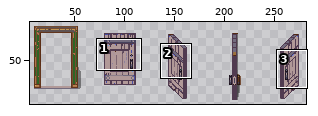
A sprite sheet gets an edit: assets/old_door.png. The first picture is a wide view before the edit; the outline marks the close-up.
Close-up. As it was:
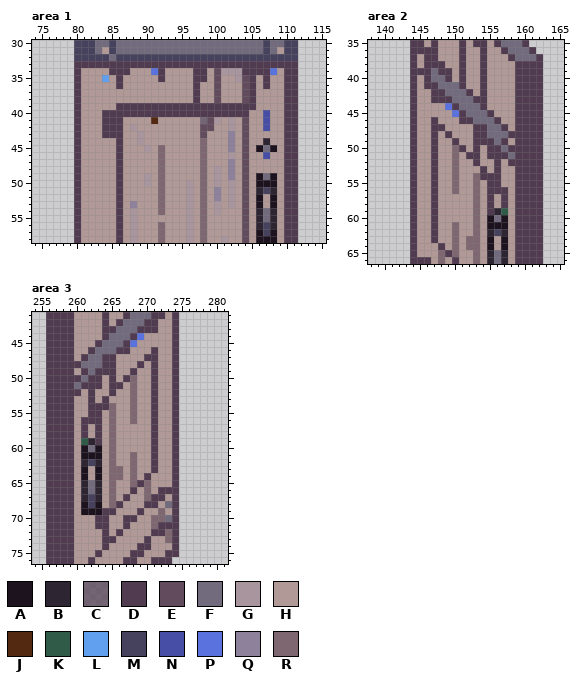
The file is 320x96 pixels. Pixels under 10% opacity are left out. Colours within 5 levels of each other are drawn and written as one. Shown: area 1: x 74..115, y 30..58; area 2: x 138..165, y 35..66; area 3: x 254..281, y 41..76. The wide view leaves out empty margins.
Palette (. is transparent): A #1d131e  B #2e2533  C #513b50b6  D #513b50  E #614b5c  F #726b7e  G #a9959e  H #b19998  J #532911  K #315b49  L #61a0ef  M #46425d  N #474ea5  P #5a72dd  Q #8e819c  R #7f6772
Pixels before, area 1, first column x 80:
30 MMMFFMFFFFFFFFFFFFFFFFFFFFFMFFMM
31 MMMFHMFFFFFFFFFFFFFFFFFFFFFMFHMM
32 MMMMMFMMMMMMMMMMMMMMMMMMMMMMMMMM
33 DDDDDDDDDDDDDDDDDDDDDDDDDDDDDDDD
34 DHHHHDDDHHHPDHHHHDDHEGGGDDDDPHDD
35 DHHHLHDHHHHHDHHHHDDHEHHGEDHDHHDD
36 DHHHHHDHHHHHHHHHHDHHEHHHEDHDHHDD
37 DHHHHHHHHHHHHHHHHDHHEHHHEDHHHHDD
38 DHHHHHHHHHHHHHHHHDHHEHHHEDHHHHDD
39 DHHHHHDDDDDDDDDDDDDDDDDDDDHHHHDD
40 DHHHDDDDDDDDDDDDDDDDDDDDDHHNHHDD
41 DHHHDDDHHHHJHHHHHHCEGHGHEHHNHHDD
42 DHHHDDDHGHHHHHHHHHEEHHGHEHHNHHDD
43 DHHHDDDHHGHHHHHHHHEHHHQHEHHHHHDD
44 DHHHHHDHHGHHHHHHHHRHHHQHEHHBHHDD
45 DHHHHHDHHHGHRHHHHHRHHHQHEHAFAHDD
46 DHHHHHDHHHHHRHHHHHRHHHGHEHHNHHDD
47 DHHHHHDHHHHHRHHHHHRHHHQHEHHHHHDD
48 DHHHHHDHHHHHRHHHHHRHGHQHEHHHHHDD
49 DHHHHHDHHHGHRHHHHHRHGHQHEHAFAHDD
50 DHHHHHDHHHGHRHHHGHRHGHGHEHAAAHDD
51 DHHHHHDHHHHHRHHHGHRHQHGHEHBMBHDD
52 DHHHHHDHHHHHRHHHGHRHQHGHEHAHAHDD
53 DHHHHHDHQHHHRHHHGHRHGHGHEHAHAHDD
54 DHHHHHDHGHHHRHHHGHRHGHHHEHBFBHDD
55 DHHHHHDHGHHHHHHHGHRHHHHHEHBFBHDD
56 DHHHHHDHGHHHRHHHGHRHHHHHEHBMBHDD
57 DHHHHHDHGHHHRHHHGHRHHHHHEHAMAHDD
58 DHHHHHDHGHHHRHHHGHRHHGHHEHAAAHDD
Pixels before, area 2, first column x 144:
35 DDHDHHHDHDDHDFFFD..
36 DDDDHHHDHHDHHDFFFD.
37 DHDDHHHDHHDHHHDFFFD
38 DHDDDHHDHHDHHHHDDDD
39 DDDFDDHDHHDHHHHDDDD
40 DHDFFDHDHHDHHHHDDDD
41 DHDDFFFDHHDHHHHDDDD
42 DHHDDFFFDHDHHHHDDDD
43 DHHDDDFFFDDHHHHDDDD
44 DHHHHPDFFFDHHHHDDDD
45 DHHHHHPDFFFDHHHDDDD
46 DHHDHHHDDFFFDHHDDDD
47 DHHDDHHHHDDFFDHDDDD
48 DHHDHDHHHDDFFFDDDDD
49 DHHDHHDHHDDDFDHDDDD
50 DHHDHHRDHDHDDFDDDDD
51 DHHDHHRHDDHDDDFDDDD
52 DHHDHHRHHDHHDHDDDDD
53 DHHDHHRHHHDHDHHDDDD
54 DHHDHHRHHRDDDHHDDDD
55 DHHDHHRHHRHDDHHDDDD
56 DHHDHHRHHRHDDDHDDDD
57 DHHDHHHHHRHDHDHDDDD
58 DHHDHHHHHRHDHDHDDDD
59 DHHDHHHHHRHDBKHDDDD
60 DHHDHHHHHRHAFAHDDDD
61 DHHDHHRHHRHAAAHDDDD
62 DHHDHHRHHRHBMBHDDDD
63 DHHDHHRHRRHAHAHDDDD
64 DHHHDHRHRRHAHAHDDDD
65 DHHHRDRHHRHBFBHDDDD
66 DDDHRHDHHRHBFBHDDDD
Pixels before, area 3, first column x 256:
41 DDDDHHHHDHHDFFFDDHD
42 DDDDHHHHDHDFFFDDHHD
43 DDDDHHHHDDFFFDDDHHD
44 DDDDHHHHDFFFDPHHHHD
45 DDDDHHHDFFFDPHHHHHD
46 DDDDHHDFFFDDHHHDHHD
47 DDDDHDFFDDHHHHDDHHD
48 DDDDDFFFDDHHHDHDHHD
49 DDDDHDFDDDHHDHHDHHD
50 DDDDDFDDHDHDRHHDHHD
51 DDDDFDDDHDDHRHHDHHD
52 DDDDDHDHHDHHRHHDHHD
53 DDDDHHDHDHHHRHHDHHD
54 DDDDHHDDDRHHRHHDHHD
55 DDDDHHDDHRHHRHHDHHD
56 DDDDHDDDHRHHRHHDHHD
57 DDDDHDHDHRHHHHHDHHD
58 DDDDHDHDHRHHHHHDHHD
59 DDDDHKBDHRHHHHHDHHD
60 DDDDHAFAHRHHHHHDHHD
61 DDDDHAAAHRHHRHHDHHD
62 DDDDHBMBHRHHRHHDHHD
63 DDDDHAHAHRRHRHHDHHD
64 DDDDHAHAHRRHRHDHHHD
65 DDDDHBFBHRHHRDRHHHD
66 DDDDHBFBHRHHDHRHDDD
67 DDDDHBMBHRHDHHRDDHD
68 DDDDHAMAHRDHHHDDHFD
69 DDDDHAAADDHHHDHHRHD
70 DDDDHHHDDHHDDHHRRFD
71 DDDDHHHDDHHDHHHRDDD
72 DDDDHHHHDHDHHHHDDRD
73 DDDDHHHHDDHHHHDHHRD
74 DDDDHHHHDHHHHDDHHHD
75 DDDDHHHDHHHHDDHHHDD
76 DDDDHHDHHHHDDHHDDD.
The same view after the edit:
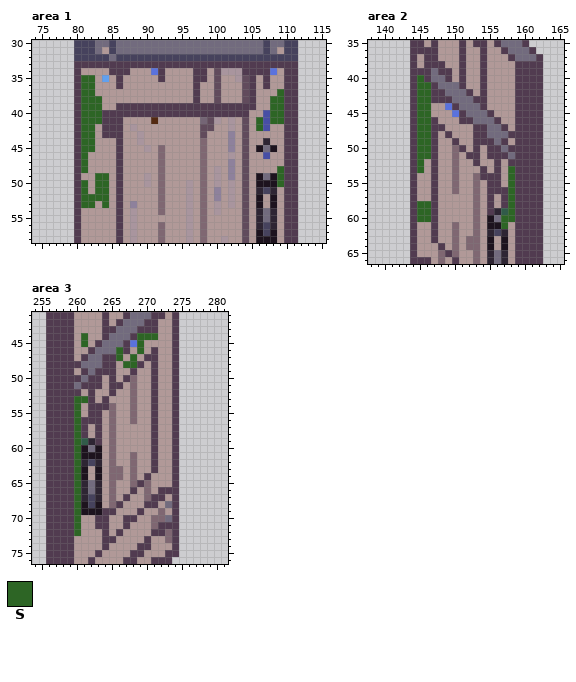
Colours new in this view: S #2d6525
Changes in this commit:
{"where": "area 1"}
{"y":35,"x":81,"old":"HH","new":"SS"}
{"y":36,"x":81,"old":"HH","new":"SS"}
{"y":37,"x":81,"old":"HH","new":"SS"}
{"y":37,"x":109,"old":"H","new":"S"}
{"y":38,"x":81,"old":"HHH","new":"SSS"}
{"y":38,"x":108,"old":"HH","new":"SS"}
{"y":39,"x":81,"old":"HHH","new":"SSS"}
{"y":39,"x":108,"old":"HH","new":"SS"}
{"y":40,"x":81,"old":"HHH","new":"SSS"}
{"y":40,"x":108,"old":"HH","new":"SS"}
{"y":41,"x":81,"old":"HHH","new":"SSS"}
{"y":41,"x":106,"old":"H","new":"S"}
{"y":41,"x":108,"old":"HH","new":"SS"}
{"y":42,"x":81,"old":"HH","new":"SS"}
{"y":42,"x":106,"old":"H","new":"S"}
{"y":43,"x":81,"old":"HH","new":"SS"}
{"y":44,"x":81,"old":"HH","new":"SS"}
{"y":45,"x":81,"old":"HH","new":"SS"}
{"y":46,"x":81,"old":"H","new":"S"}
{"y":47,"x":81,"old":"H","new":"S"}
{"y":48,"x":81,"old":"H","new":"S"}
{"y":48,"x":109,"old":"H","new":"S"}
{"y":49,"x":83,"old":"HH","new":"SS"}
{"y":49,"x":109,"old":"H","new":"S"}
{"y":50,"x":81,"old":"H","new":"S"}
{"y":50,"x":83,"old":"HH","new":"SS"}
{"y":50,"x":109,"old":"H","new":"S"}
{"y":51,"x":81,"old":"H","new":"S"}
{"y":51,"x":83,"old":"HH","new":"SS"}
{"y":52,"x":81,"old":"HHHH","new":"SSSS"}
{"y":53,"x":81,"old":"HH","new":"SS"}
{"y":53,"x":84,"old":"H","new":"S"}
{"where": "area 2"}
{"y":40,"x":145,"old":"H","new":"S"}
{"y":41,"x":145,"old":"HD","new":"SS"}
{"y":42,"x":145,"old":"HH","new":"SS"}
{"y":43,"x":145,"old":"HH","new":"SS"}
{"y":44,"x":145,"old":"HH","new":"SS"}
{"y":45,"x":145,"old":"HH","new":"SS"}
{"y":46,"x":145,"old":"HH","new":"SS"}
{"y":47,"x":145,"old":"HH","new":"SS"}
{"y":48,"x":145,"old":"HH","new":"SS"}
{"y":49,"x":145,"old":"HH","new":"SS"}
{"y":50,"x":145,"old":"HH","new":"SS"}
{"y":51,"x":145,"old":"HH","new":"SS"}
{"y":52,"x":145,"old":"H","new":"S"}
{"y":53,"x":145,"old":"H","new":"S"}
{"y":53,"x":158,"old":"H","new":"S"}
{"y":54,"x":158,"old":"H","new":"S"}
{"y":55,"x":158,"old":"H","new":"S"}
{"y":56,"x":158,"old":"H","new":"S"}
{"y":57,"x":158,"old":"H","new":"S"}
{"y":58,"x":145,"old":"HH","new":"SS"}
{"y":58,"x":158,"old":"H","new":"S"}
{"y":59,"x":145,"old":"HH","new":"SS"}
{"y":59,"x":158,"old":"H","new":"S"}
{"y":60,"x":145,"old":"HH","new":"SS"}
{"y":60,"x":157,"old":"AH","new":"SS"}
{"y":61,"x":157,"old":"A","new":"S"}
{"where": "area 3"}
{"y":44,"x":261,"old":"H","new":"S"}
{"y":44,"x":269,"old":"PHH","new":"SSS"}
{"y":45,"x":261,"old":"H","new":"S"}
{"y":45,"x":269,"old":"H","new":"S"}
{"y":46,"x":266,"old":"D","new":"S"}
{"y":46,"x":269,"old":"H","new":"S"}
{"y":47,"x":266,"old":"H","new":"S"}
{"y":47,"x":268,"old":"H","new":"S"}
{"y":48,"x":267,"old":"HH","new":"SS"}
{"y":53,"x":260,"old":"HH","new":"SS"}
{"y":54,"x":260,"old":"H","new":"S"}
{"y":55,"x":260,"old":"H","new":"S"}
{"y":56,"x":260,"old":"H","new":"S"}
{"y":57,"x":260,"old":"H","new":"S"}
{"y":58,"x":260,"old":"H","new":"S"}
{"y":59,"x":260,"old":"H","new":"S"}
{"y":60,"x":260,"old":"H","new":"S"}
{"y":61,"x":260,"old":"H","new":"S"}
{"y":62,"x":260,"old":"H","new":"S"}
{"y":63,"x":260,"old":"H","new":"S"}
{"y":64,"x":260,"old":"H","new":"S"}
{"y":65,"x":260,"old":"H","new":"S"}
{"y":66,"x":260,"old":"H","new":"S"}
{"y":67,"x":260,"old":"H","new":"S"}
{"y":68,"x":260,"old":"H","new":"S"}
{"y":69,"x":260,"old":"H","new":"S"}
{"y":70,"x":260,"old":"H","new":"S"}
{"y":71,"x":260,"old":"H","new":"S"}
{"y":72,"x":260,"old":"H","new":"S"}
